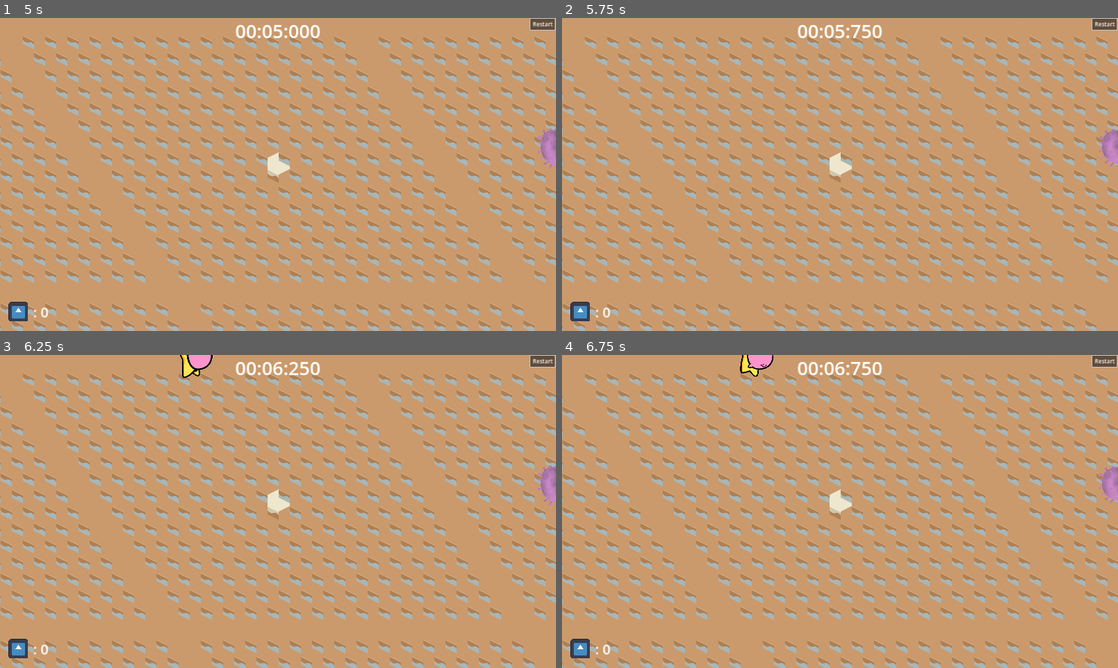
Above: before the commit, frames 1-4 (two rows, left to right).
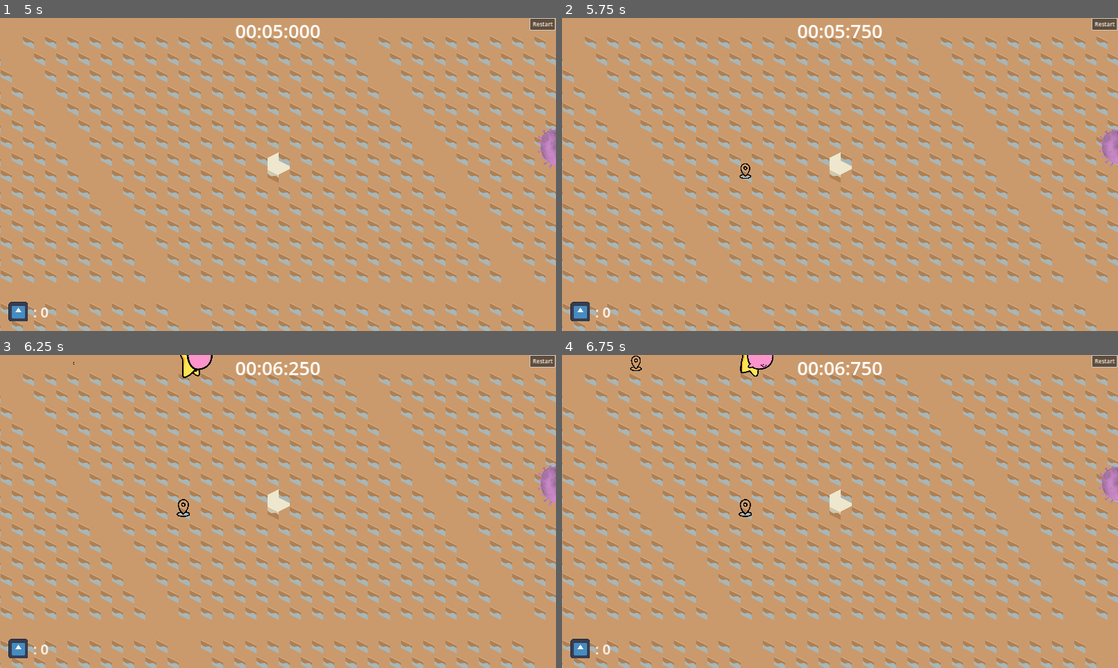
Above: after the commit, the same moments.

Repository: MarianPoirot/Gamejam-cellule
Game: Godot game, scene res://Scenes/main.tscn
The game is run twice, just before and just after one commit, with the same random seed, the same clock (stepped at 60 frames per second) and the same inputs. The engine's default icon, where the game draws it, is replaced by a stand-in: a white triangle on a blue panel in a dark square.
Inputs (mouse positions are in pixels of both pictures, inside the frame that each line leads up to):
- Up to frame 1 (5 s): click "Restart" at 0.5 s; click "Restart" at 1.25 s; click "Restart" at 2 s; move the mouse to (400, 158) at 2.77 s; click (400, 158) at 2.92 s; move the mouse to (166, 190) at 3.52 s; click (166, 190) at 3.67 s; move the mouse to (333, 105) at 4.27 s; click (333, 105) at 4.42 s
- Up to frame 2 (5.75 s): move the mouse to (812, 237) at 5.02 s; click (812, 237) at 5.17 s
- Up to frame 3 (6.25 s): move the mouse to (444, 558) at 5.77 s; click (444, 558) at 5.92 s
- Up to frame 4 (6.75 s): move the mouse to (673, 464) at 6.52 s; click (673, 464) at 6.67 s

Frame 1 is identical in both runs. In frame 2, less than 0.1% of the frame differs, in the area x 31-34%, y 46-52%; in frame 3, less than 0.1%; in frame 4, less than 0.1%, in the area x 12-35%, y 0-52%.
Error before the commit: Cannot call method 'start' on a null value. (res://Scripts/main.gd:21)

Commit message:
corrected rebase

Diff:
--- a/Scenes/main.tscn
+++ b/Scenes/main.tscn
@@ -25,10 +25,9 @@
 
 [node name="Camera2D" type="Camera2D" parent="."]
 
-[node name="RunTimer" type="Timer" parent="."]
+[node name="PinTimer" type="Timer" parent="."]
 
 [node name="InGame" parent="." instance=ExtResource("3_xv34q")]
-
 
 [node name="Camera2D" type="Camera2D" parent="."]
 
@@ -47,7 +46,6 @@
 offset_bottom = 33.0
 text = "Restart"
 
+[connection signal="timeout" from="PinTimer" to="." method="_spawnPin"]
 [connection signal="timeout" from="MobTimer" to="." method="_on_mob_timer_timeout"]
-
-
 [connection signal="button_down" from="RestartButton" to="." method="_on_start_button_button_down"]
--- a/Scripts/main.gd
+++ b/Scripts/main.gd
@@ -12,7 +12,7 @@
 @onready
 var _map = $Map
 @onready
-var _pinTimer : Timer = $PinSpawn
+var _pinTimer : Timer = $PinTimer
 @export var Enemy: PackedScene
 
 func _ready():
Not shown: 1 places in Scenes/main.tscn that only renumber resources
